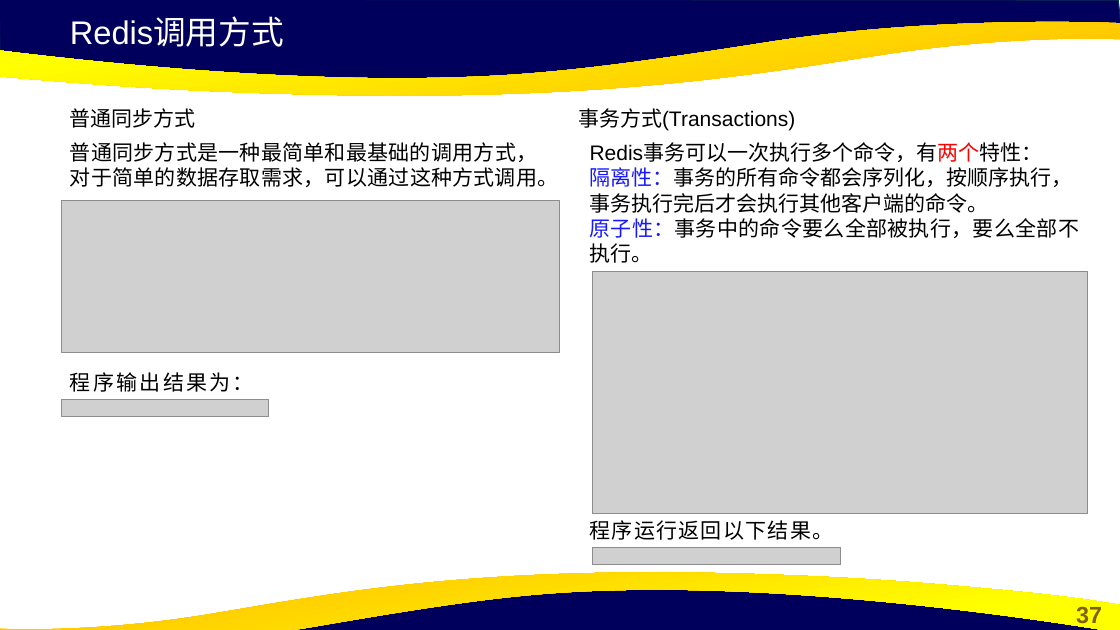
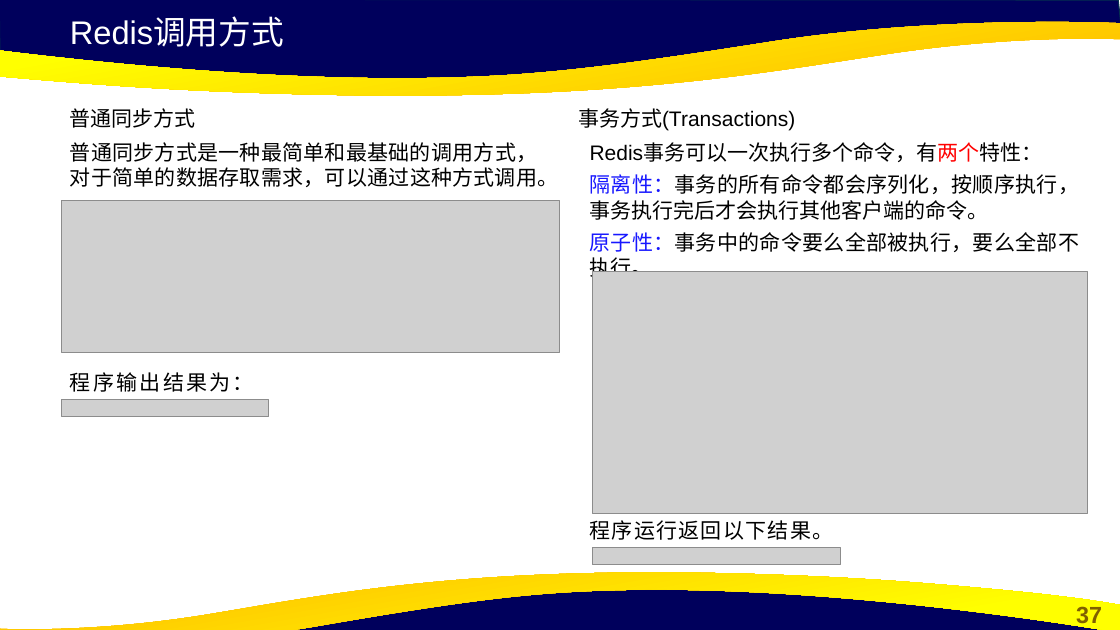
Before and after one commit to cxinping/Redis, a slide deck: slide 37 of ppt/第7章 Redis开发实战.pptx. Drawn at 1120x630 pixels with LibreOffice and Linux fonts; fonts in the diff are those of the drawing; grey boxes stand for pictures; background and template pictures are left out. Boxes give left, top, right and bottom in pixels: in the first picture for what was removed or moved away, otherwise in the second. Text is boxed around its words. In the diff, an @@ line names an element or a change of style, - is before the commit and + after.

```diff
--- a/ppt/第7章 Redis开发实战.pptx
+++ b/ppt/第7章 Redis开发实战.pptx
@@ text at [590,144,1080,280]: text changed @@
-Redis事务可以一次执行多个命令，有两个特性： 隔离性：事务的所有命令都会序列化，按顺序执行，事务执行完后才会执行其他客户端的命令。 原子性：事务中的命令要么全部被执行，要么全部不执行。
+Redis事务可以一次执行多个命令，有两个特性：
+隔离性：事务的所有命令都会序列化，按顺序执行，事务执行完后才会执行其他客户端的命令。
+原子性：事务中的命令要么全部被执行，要么全部不执行。
```
Also in this commit, not shown: 20 other slides changed, 1 other file.
